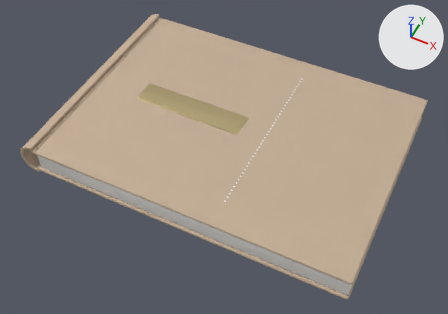
The glTF model frontend/public/models/album/swarovski-line--landscape.glb, before and after one commit.
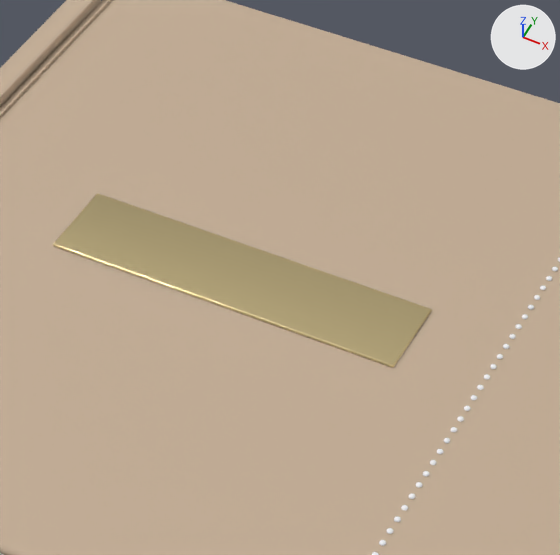
Old and new are each drawn whole from a 50 mm camera at (0.23, -0.493, 0.564) aimed at (-0.004, -0.025, -0.021) and again close up on the part from 27% to 64% of the width and 8% to 61% of the height. Arrows for +X, +Y and +Z are at upper right; the lights stay in place. The last two pictures show the newer version. Vertices at exactly the same position are counted once.

The first close-up shows 'CoverFront', 'Crystal', 'Decal', 'Plate', 'Spine'.
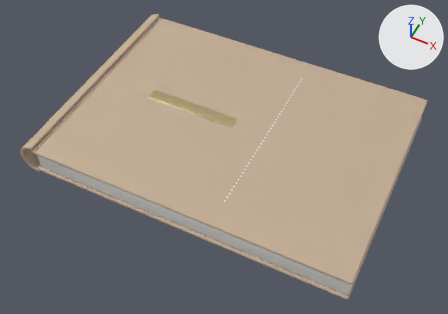
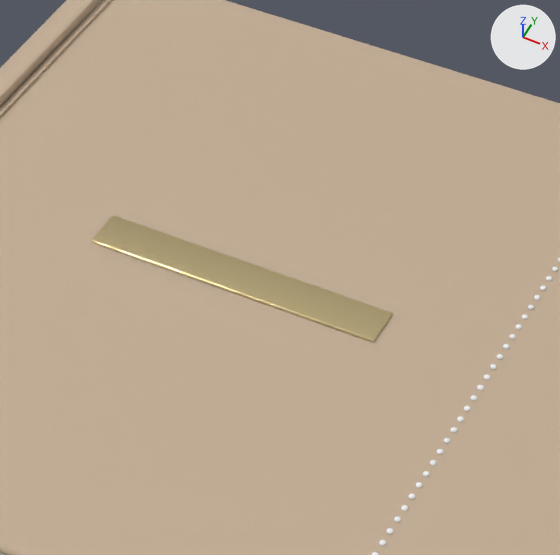
Location of each change, [x1, y1, x2, y2] in pixels of the close-ups (560 x 555 px):
```json
{"object": "Plate", "change": "reshaped", "before": [53, 193, 432, 367], "after": [91, 215, 393, 342], "on screen": "20% narrower, 27% shorter"}
```

Edits to the scene script, one JSON object a line:
```json
{"block": "me_plate", "where": "# used by ob_plate; location = (-0.0622, 0.0, 0.018)"}
{"op": "remove", "block": "me_plate", "code": "me_plate.from_pydata(...)  # 152 vertices, 300 faces; spans x -0.072..0.072, y -0.0165..0.0165, z -0.0006..0.0006"}
{"op": "add", "block": "me_plate", "code": "me_plate.from_pydata(...)  # 152 vertices, 300 faces; spans x -0.06..0.06, y -0.0082..0.0082, z -0.0006..0.0006"}
{"block": "me_plate", "change": "me_plate part 1: 152 of 152 vertices moved; they spanned x -0.072..0.072, y -0.0165..0.0165, z -0.0006..0.0006 and now span x -0.06..0.06, y -0.0082..0.0082, z -0.0006..0.0006; mean shift (0.0, 0.0, 0.0)"}
```
